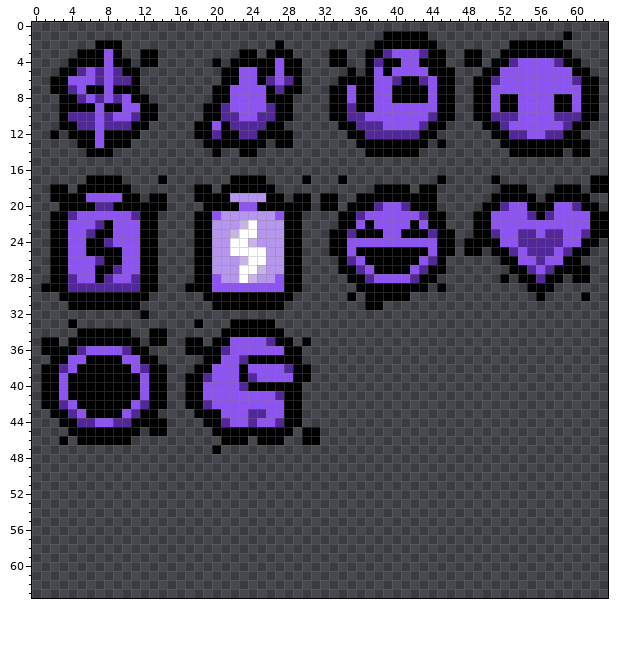
File history of a pixel-art sprite, resources/gfx/ui/curses.png. This is how it looked before the edit.
The file is 64x64 pixels.
New version:
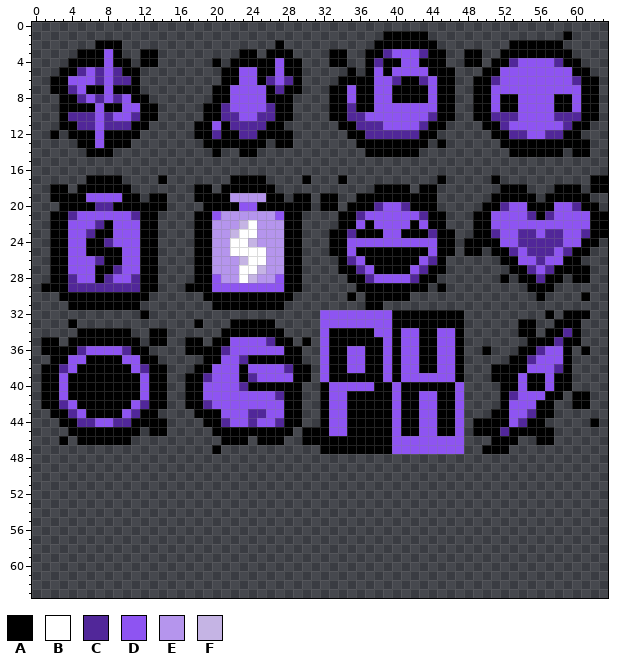
Palette (. is transparent): A #000000  B #ffffff  C #512799  D #8e54f2  E #b595ed  F #c5b4e4
Commit: add curse_of_hunted (no function yet)
Change:
Colour A now appears in row 32 at x 40 to 47, 57 and 59 to 61; in row 33 at x 40 to 47, 54 to 55 and 58 to 60; in row 34 at x 33 to 37, 40, 43 to 44, 47, 54 to 55, 57 to 58 and 60; in row 35 at x 33 to 38, 40, 43 to 44, 47, 55 to 57 and 59 to 60; in row 36 at x 33 to 34, 37 to 38, 40, 43 to 44, 47, 50, 54 to 55, 59 and 61; in row 37 at x 33 to 34, 37 to 38, 40, 43 to 44, 47, 53 to 54 and 59.
Colour A now appears in row 38 at x 33 to 34, 37 to 38, 40, 43 to 44, 47, 51 to 54 and 59; in row 39 at x 33 to 38, 40, 47, 51 to 53, 55 to 56 and 58 to 59; in row 40 at x 32, 38 to 39, 41 to 46, 52 to 53, 55 to 56 and 58 to 59; in row 41 at x 32, 35 to 39, 41 to 42, 45 to 46, 52, 57 to 58 and 60 to 61; in row 42 at x 32, 35 to 39, 41 to 42, 45 to 46, 52, 56 to 57 and 60 to 61; in row 43 at x 32, 35 to 39, 41 to 42, 45 to 46, 51 to 52 and 56 to 57.
Colour A now appears in row 44 at x 32, 35 to 39, 41 to 42, 45 to 46, 49 to 52, 55 to 56 and 62; in row 45 at x 32, 35 to 39, 41 to 42, 45 to 46, 49 to 51 and 53 to 57; in row 46 at x 32 to 39, 51 to 53 and 56 to 57; in row 47 at x 32 to 39 and 50 to 52.
Colour C now appears in row 34 at x 59; in row 35 at x 58; in row 36 at x 56; in row 37 at x 55; in row 38 at x 58; in row 41 at x 53.
Colour C now appears in row 43 at x 55; in row 44 at x 54; in row 45 at x 52.
Colour D now appears in rows 32 to 33 at x 32 to 39; in row 34 at x 32, 38 to 39, 41 to 42 and 45 to 46; in row 35 at x 32, 39, 41 to 42 and 45 to 46; in row 36 at x 32, 35 to 36, 39, 41 to 42, 45 to 46 and 57 to 58; in row 37 at x 32, 35 to 36, 39, 41 to 42, 45 to 46 and 56 to 58; in row 38 at x 32, 35 to 36, 39, 41 to 42, 45 to 46 and 55 to 57.
Colour D now appears in row 39 at x 32, 39, 41 to 46, 54 and 57; in row 40 at x 33 to 37, 40, 47, 54 and 57; in row 41 at x 33 to 34, 40, 43 to 44, 47 and 54 to 56; in row 42 at x 33 to 34, 40, 43 to 44, 47 and 53 to 55; in row 43 at x 33 to 34, 40, 43 to 44, 47 and 53 to 54; in row 44 at x 33 to 34, 40, 43 to 44, 47 and 53.
Colour D now appears in row 45 at x 33 to 34, 40, 43 to 44 and 47; in rows 46 to 47 at x 40 to 47.
Changed places in both pictures, as pixel boxes (x1, y1, x2, y2):
added: (320, 310, 599, 454)
